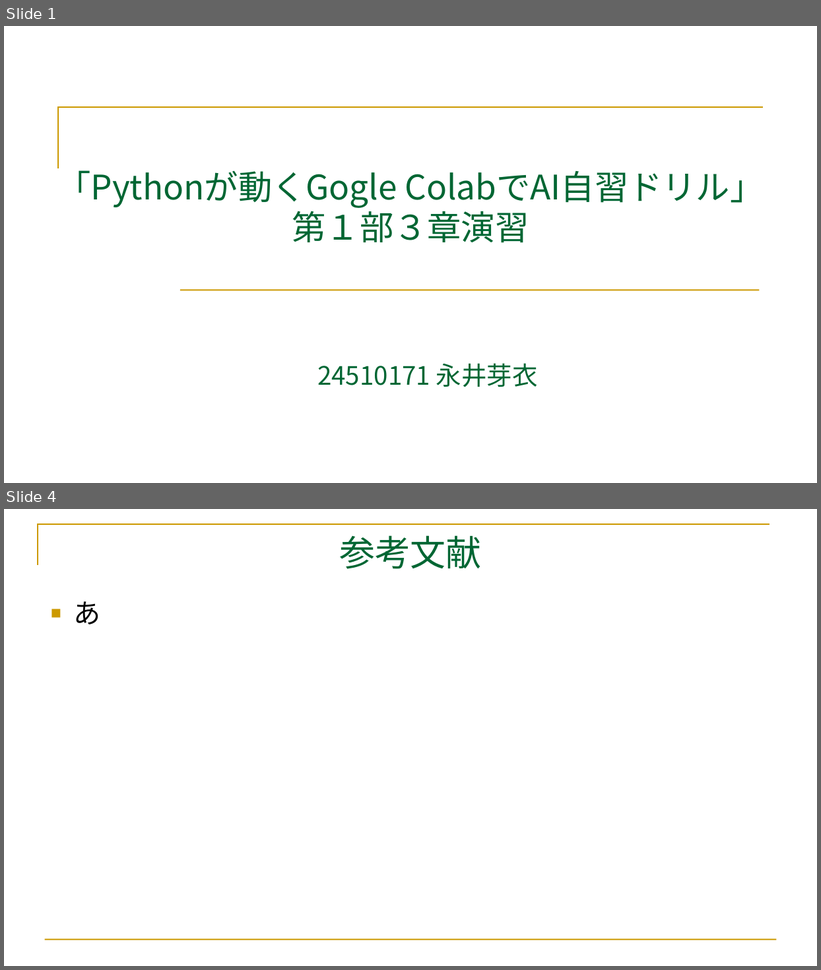
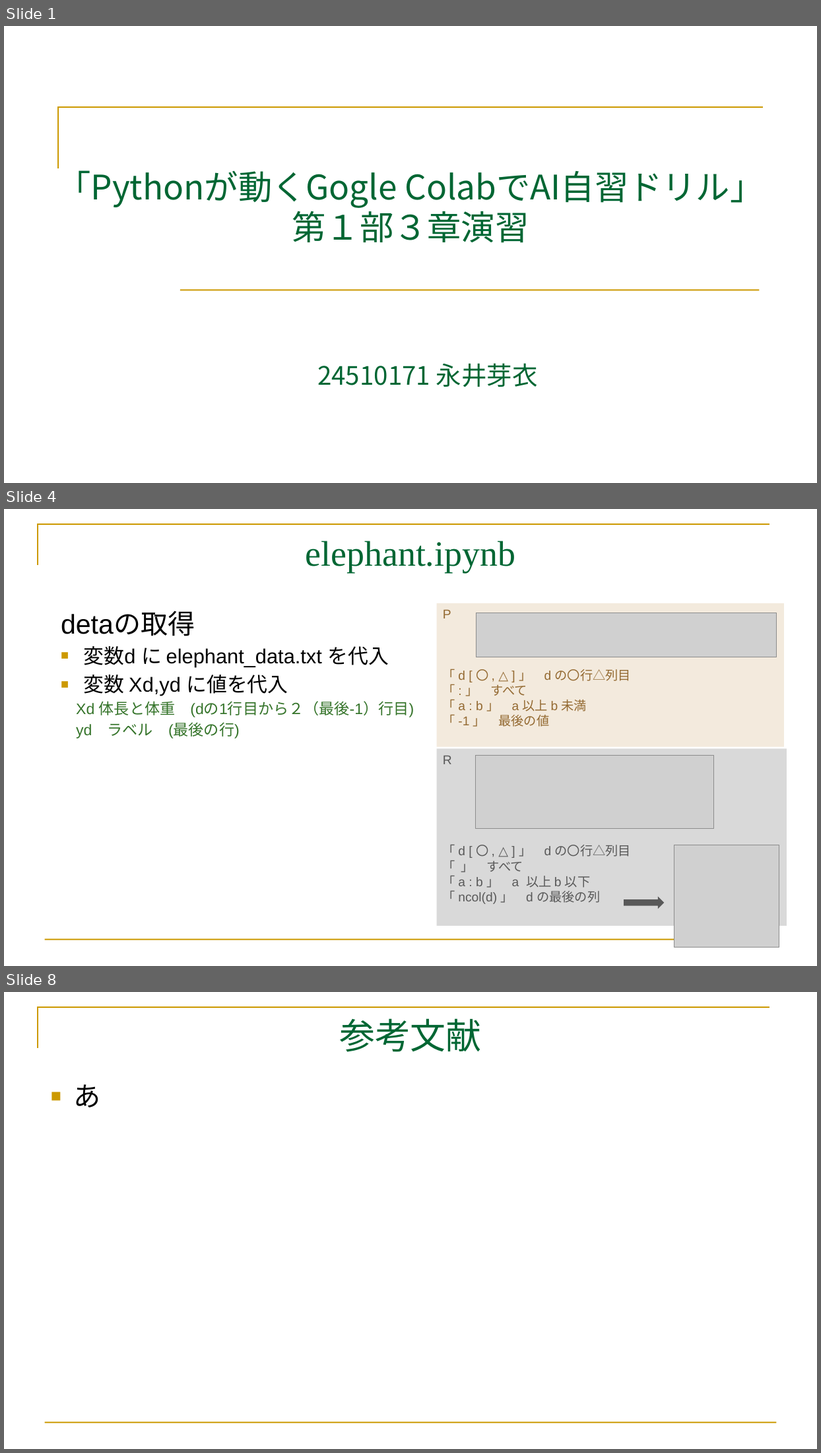
Before and after one commit to mei-517/GoogleColab, a slide deck: GoogleColab.part3.pptx. Shown one above the other, each under a label of ours: slides 1 and 4 before the commit, slides 1, 4 and 8 after it; the slides between them are not shown. The pictures are 821x970 and 821x1453 pixels, drawn with LibreOffice and Linux fonts; fonts in the diff are those of the drawing; grey boxes stand for pictures. Boxes give left, top, right and bottom in pixels: in the first picture for what was removed or moved away, otherwise in the second. Text is boxed around its words. In the diff, an @@ line names an element or a change of style, - is before the commit and + after.

```diff
--- a/GoogleColab.part3.pptx
+++ b/GoogleColab.part3.pptx
@@ slide 4 added at bbox=[4, 509, 817, 966], background #FFFFFF; not listed: 2 template elements that a slide beside it also shows @@
@@ title added at bbox=[306, 541, 516, 573], 42 pt, text #006633 @@
+elephant.ipynb
@@ rectangle added at bbox=[437, 603, 785, 747], fill #F3EADD, 15 pt, text #946A32 @@
+P
+「 d [ 〇 , △ ] 」 d の〇行△列目
+「 : 」 すべて
+「 a : b 」 a 以上 b 未満
+「 -1 」 最後の値
@@ text added at bbox=[61, 612, 414, 739], 24 pt, text #000000 @@
+detaの取得
+■ 変数d に elephant_data.txt を代入
+■ 変数 Xd,yd に値を代入
+Xd 体長と体重 (dの1行目から２（最後-1）行目)
+yd ラベル (最後の行)
@@ picture added at bbox=[476, 613, 777, 657] @@
@@ rectangle added at bbox=[437, 749, 787, 926], fill #D9D9D9, 15 pt, text #595959 @@
+R
+「 d [ 〇 , △ ] 」 d の〇行△列目
+「 」 すべて
+「 a : b 」 a 以上 b 以下
+「 ncol(d) 」 d の最後の列
@@ picture added at bbox=[475, 755, 714, 828] @@
@@ picture added at bbox=[675, 846, 780, 948] @@
@@ right arrow added at bbox=[624, 897, 664, 909], fill #595959 @@
@@ what was slide 4 is now slide 8 @@
```
Also in this commit, not shown: 1 slide changed, 4 other slides added, 1 slide removed, 5 other files.
